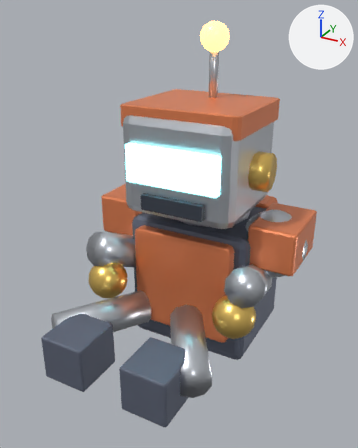
A saved change to the glTF model assets/driver_robot.glb.
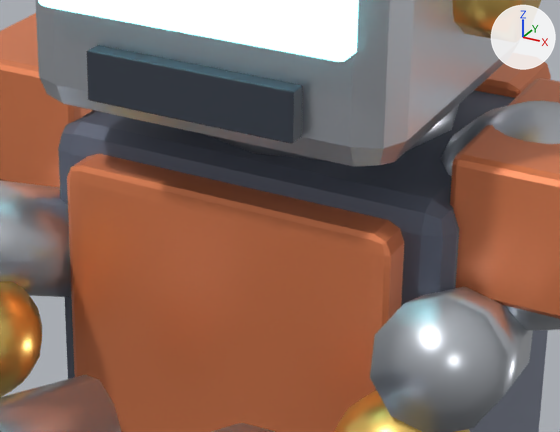
The first picture shows the older version from a camera (50 mm lens) standing at (0.986, -2.059, 1.422) and looking at (0.013, -0.29, 0.538). The close-ups show the older and then the newer version on the part from 32% to 78% of the width and 40% to 69% of the height of that picture. Only the edits that show in the close-ups are written down. Lighting does not change. The marker at upper right points along +X, +Y and +Z. Where no turn or scale is listed for an object, it has been applied to the vertices.

Names of what the first close-up shows: 'D_Chest', 'D_Elbow', 'D_Head', 'D_Lower', 'D_Mouth', 'D_Pad', 'D_Pad.001', 'D_Shoulder.001', 'D_Torso', 'D_Upper', 'D_Upper.001', 'D_Visor' and 5 more.
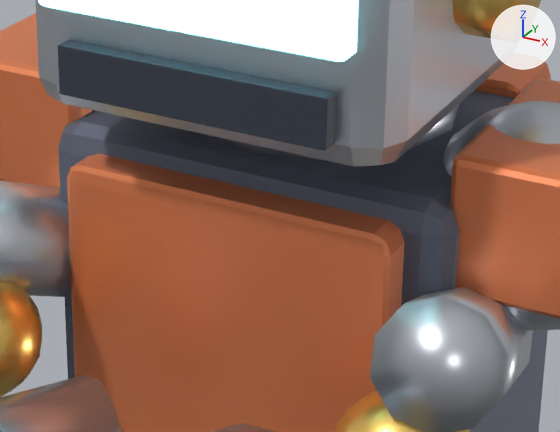
What the commit changed:
Object 'D_Mouth' (ob_d_mouth) is rescaled from (0.3, 0.07, 0.07) to (0.39, 0.07, 0.07).

Where the change shows, as pixel boxes (x1, y1, x2, y2) in the close-ups (560 x 432 px):
'D_Mouth', rescaled (29% wider, 11% taller)
    before: (87, 45, 303, 144)
    after: (58, 40, 336, 150)
